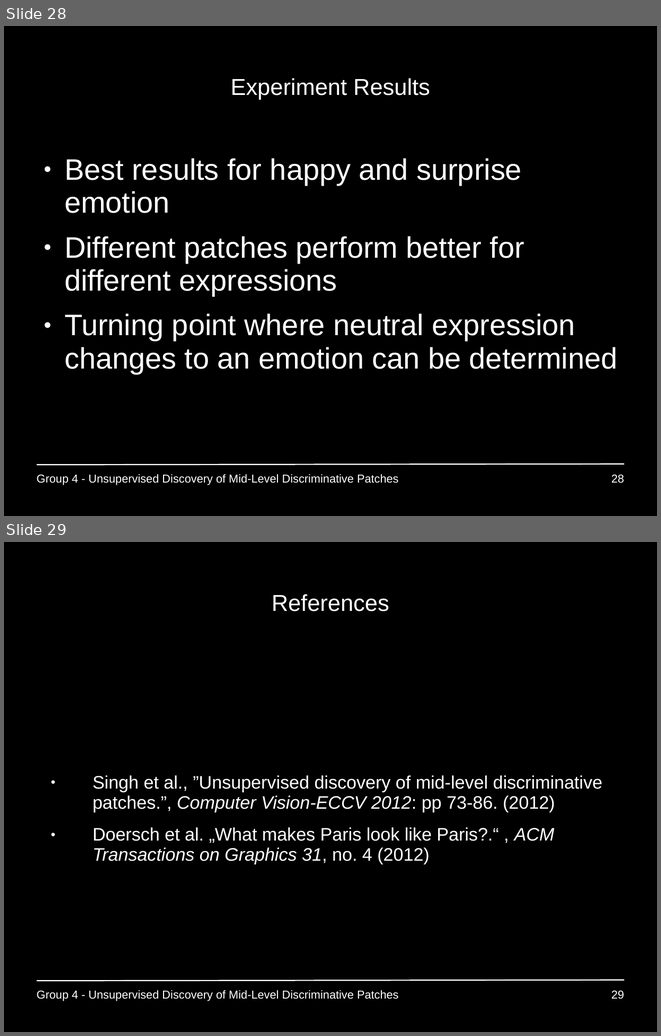
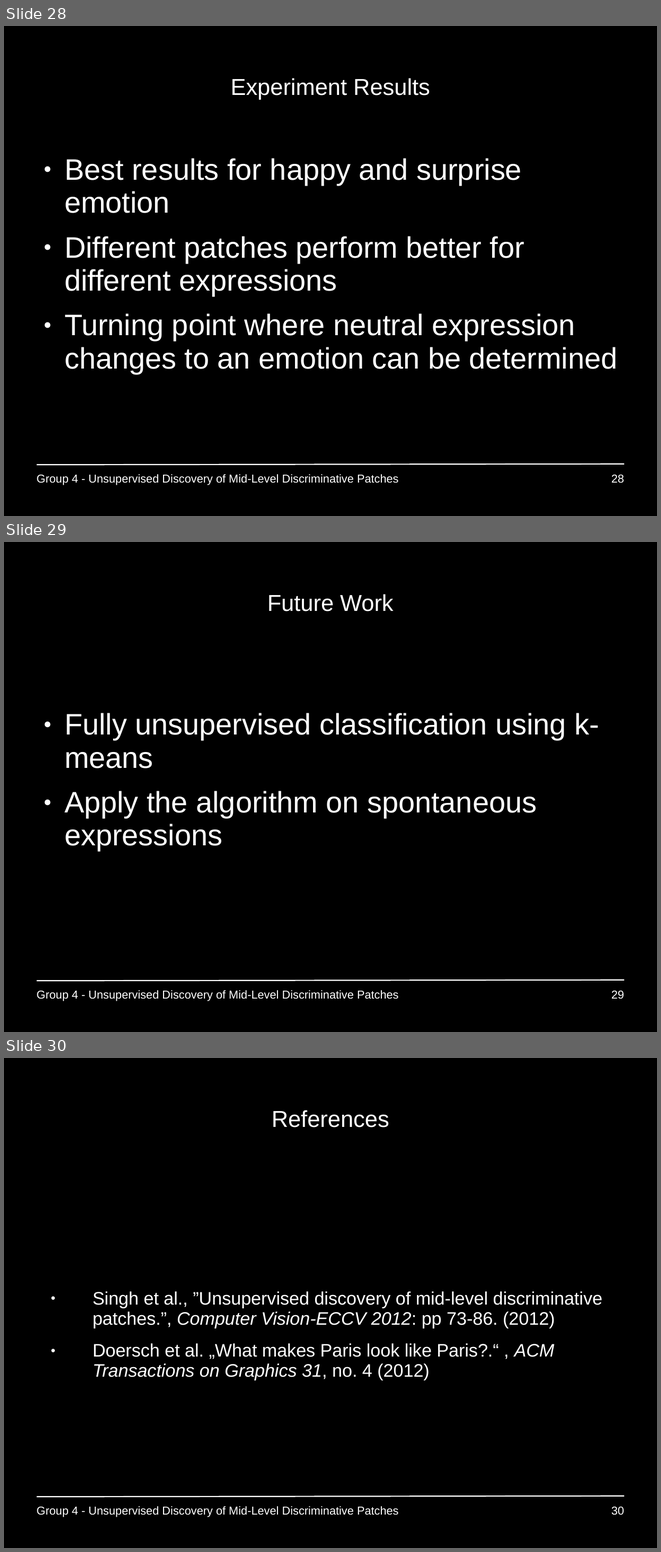
Before and after one commit to GiannisPapadopoulos/DiscriminativePatches, a slide deck: presentations/period3/MAI_Project1_Group4.ppt. Shown one above the other, each under a label of ours: slides 28 and 29 before the commit, slides 28, 29 and 30 after it. The pictures are 661x1036 and 661x1552 pixels, drawn with LibreOffice and Linux fonts; fonts in the diff are those of the drawing. Boxes give left, top, right and bottom in pixels: in the first picture for what was removed or moved away, otherwise in the second. Text is boxed around its words. In the diff, an @@ line names an element or a change of style, - is before the commit and + after.

Commit message:
future work

```diff
--- a/presentations/period3/MAI_Project1_Group4.ppt
+++ b/presentations/period3/MAI_Project1_Group4.ppt
@@ slide 29 added at [4, 542, 657, 1032], background #000000; not listed: 1 template element that a slide beside it also shows @@
@@ title added at [267, 594, 393, 611], 28 pt, text #FFFFFF @@
+Future Work
@@ text added at [64, 713, 599, 850], 36 pt, text #FFFFFF @@
+● Fully unsupervised classification using k-means
+● Apply the algorithm on spontaneous expressions
@@ text added at [36, 990, 399, 1000], 14 pt, text #FFFFFF @@
+Group 4 - Unsupervised Discovery of Mid-Level Discriminative Patches
@@ page number added at [611, 990, 624, 999], 14 pt, text #FFFFFF @@
+29
@@ what was slide 29 is now slide 30 @@
@@ page number at [611, 1506, 624, 1515]: text changed @@
-29
+30
```
